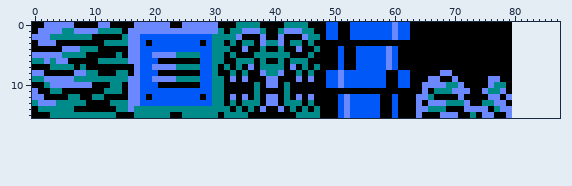
A sprite sheet gets an edit: metroidBG.png. Above, as it was before the edit.
The file is 80x16 pixels. The old version is drawn lined up with the new one, on the new canvas.
And afterwards:
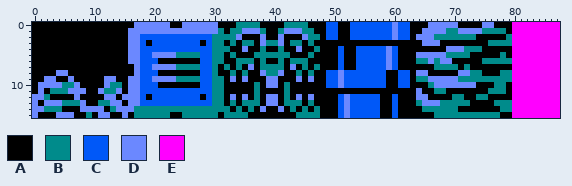
Palette (. is transparent): A #000000  B #008b8b  C #0058f8  D #6b88ff  E #ff00ff
Change:
canvas 80x16 -> 88x16
@@ x 0..87 @@
- 0 AADDDDDAAAADDAAAADDDDDDAADDDDDDAAABBBBAAAABBBBAAACCAACCCCCCCDCCAAAAAAAAAAAAAAAAA........
- 1 ADDDDBBDDDDBBBBADDDDDDDDDDDDDDDBABBDDDBAABDDDBBAACCAACCCCCCCDCCAAAAAAAAAAAAAAAAA........
- 2 DDDBBBBBBBAAAAABDDCCCCCCCCCCCCBBBBDAAADAADAAADBBACCAACCCCCCCDCCAAAAAAAAAAAAAAAAA........
- 3 ADDDAAAAAAAABBBBDDCACCCCCCCCACBBABABBADBBDABBABAAAAAAAAAAAAAAAAAAAAAAAAAAAAAAAAA........
- 4 AAAAADDDBBBAAAAADDCCCCCCCCCCCCBBBAADAABAABAADAABAAACAACCCCCDCAAAAAAAAAAAAAAAAAAA........
- 5 DDDDDBBBBAAAAABADDCCDDDDBBBBCCBBABAAABBBBBBAAABAAAACAACCCCCDCAAAAAAAAAAAAAAAAAAA........
- 6 BBDBDDAAAAABBBBBDDCCCAAAAAAACCBBAABBBABAABABBBAAAAACAACCCCCDCAAAAAAAAAAAAAAAAAAA........
- 7 AAABBBBABAAAAAAAADCCDDDDBBBBCCBABABADABBBBADABABAAACAACCCCCDCAAAAAAAAAAAAAAAAAAA........
- 8 DDAAAAADDBBAAABBADCCCAAAAAAACCBAABABAADBBDAABABAACCDCCCCCCCAACCAAAAADDAAAAAAAAAA........
- 9 BBDDDDDBBBBBBBBBDDCCDDDDBBBBCCBBADADAAADDAAADADAACCDCCCCCCCAACCAAADDAADAAAAADDAA........
-10 AABDDDDDDDAAABBADDCCCAAAAAAACCBBAAAAABADDABAAAAAACCDCCCCCCCAACCAADDDDBBDAAAADBBA........
-11 DAABBAAAAAAABBBADDCCCCCCCCCCCCBBAAAAABAAAABAAAAAAAAAAAAAAAAAAAAAADABBBDDDAADBBDA........
-12 DDAAAABBAABBAAAADDCACCCCCCCCACBBADADABADDABADADAAAACDCCCCCAACAAADDBAAAADAAAADDAD........
-13 BDDDBBBBBAAAABBBDDCCCCCCCCCCCCBBABABBBADDABBBABAAAACDCCCCCAACAAADADDDBBBDAABBDDA........
-14 ABBBBBBAAAAAAABBDBBBBBBBBBBBBBBBBABABADAADABABABAAACDCCCCCAACAAADDBBBAAADDDDABDD........
-15 AAABBBBBBBBBBBAAABBBBBBAABBBBBBABBBBAAAAAAAABBBBAAACDCCCCCAACAAADAAADDDAABADDAAD........
+ 0 AAAAAAAAAAAAAAAAADDDDDDAADDDDDDAAABBBBAAAABBBBAAACCAACCCCCCCDCCAAADDDDDAAAADDAAAEEEEEEEE
+ 1 AAAAAAAAAAAAAAAADDDDDDDDDDDDDDDBABBDDDBAABDDDBBAACCAACCCCCCCDCCAADDDDBBDDDDBBBBAEEEEEEEE
+ 2 AAAAAAAAAAAAAAAADDCCCCCCCCCCCCBBBBDAAADAADAAADBBACCAACCCCCCCDCCADDDBBBBBBBAAAAABEEEEEEEE
+ 3 AAAAAAAAAAAAAAAADDCACCCCCCCCACBBABABBADBBDABBABAAAAAAAAAAAAAAAAAADDDAAAAAAAABBBBEEEEEEEE
+ 4 AAAAAAAAAAAAAAAADDCCCCCCCCCCCCBBBAADAABAABAADAABAAACAACCCCCDCAAAAAAAADDDBBBAAAAAEEEEEEEE
+ 5 AAAAAAAAAAAAAAAADDCCDDDDBBBBCCBBABAAABBBBBBAAABAAAACAACCCCCDCAAADDDDDBBBBAAAAABAEEEEEEEE
+ 6 AAAAAAAAAAAAAAAADDCCCAAAAAAACCBBAABBBABAABABBBAAAAACAACCCCCDCAAABBDBDDAAAAABBBBBEEEEEEEE
+ 7 AAAAAAAAAAAAAAAAADCCDDDDBBBBCCBABABADABBBBADABABAAACAACCCCCDCAAAAAABBBBABAAAAAAAEEEEEEEE
+ 8 AAAADDAAAAAAAAAAADCCCAAAAAAACCBAABABAADBBDAABABAACCDCCCCCCCAACCADDAAAAADDBBAAABBEEEEEEEE
+ 9 AADDAADAAAAADDAADDCCDDDDBBBBCCBBADADAAADDAAADADAACCDCCCCCCCAACCABBDDDDDBBBBBBBBBEEEEEEEE
+10 ADDDDBBDAAAADBBADDCCCAAAAAAACCBBAAAAABADDABAAAAAACCDCCCCCCCAACCAAABDDDDDDDAAABBAEEEEEEEE
+11 ADABBBDDDAADBBDADDCCCCCCCCCCCCBBAAAAABAAAABAAAAAAAAAAAAAAAAAAAAADAABBAAAAAAABBBAEEEEEEEE
+12 DDBAAAADAAAADDADDDCACCCCCCCCACBBADADABADDABADADAAAACDCCCCCAACAAADDAAAABBAABBAAAAEEEEEEEE
+13 DADDDBBBDAABBDDADDCCCCCCCCCCCCBBABABBBADDABBBABAAAACDCCCCCAACAAABDDDBBBBBAAAABBBEEEEEEEE
+14 DDBBBAAADDDDABDDDBBBBBBBBBBBBBBBBABABADAADABABABAAACDCCCCCAACAAAABBBBBBAAAAAAABBEEEEEEEE
+15 DAAADDDAABADDAADABBBBBBAABBBBBBABBBBAAAAAAAABBBBAAACDCCCCCAACAAAAAABBBBBBBBBBBAAEEEEEEEE
Where, in picture pixels (left, top, right, bottom), the same in both pictures:
changed: (32, 22, 128, 118)
changed: (416, 22, 560, 118)
